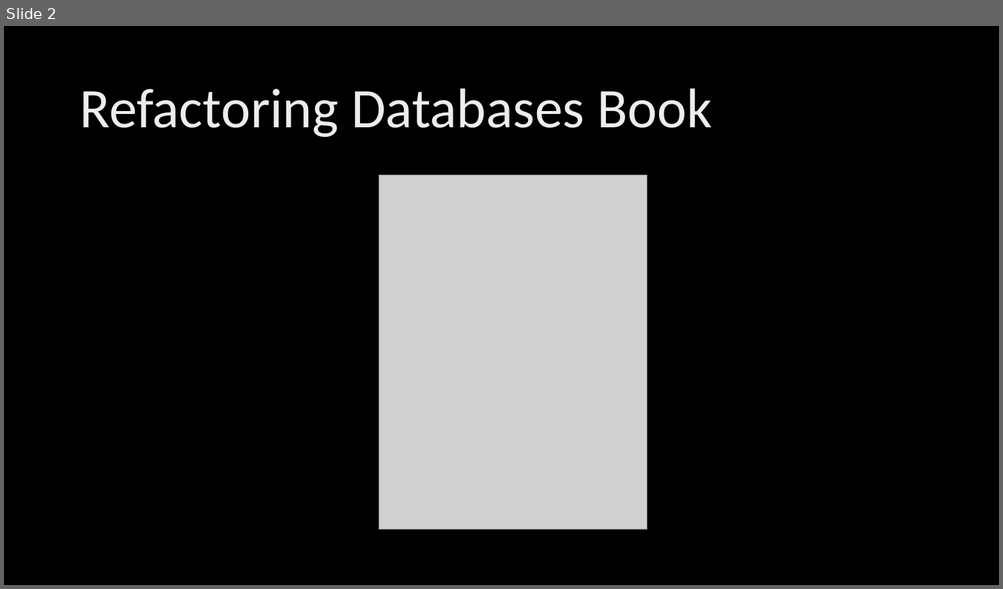
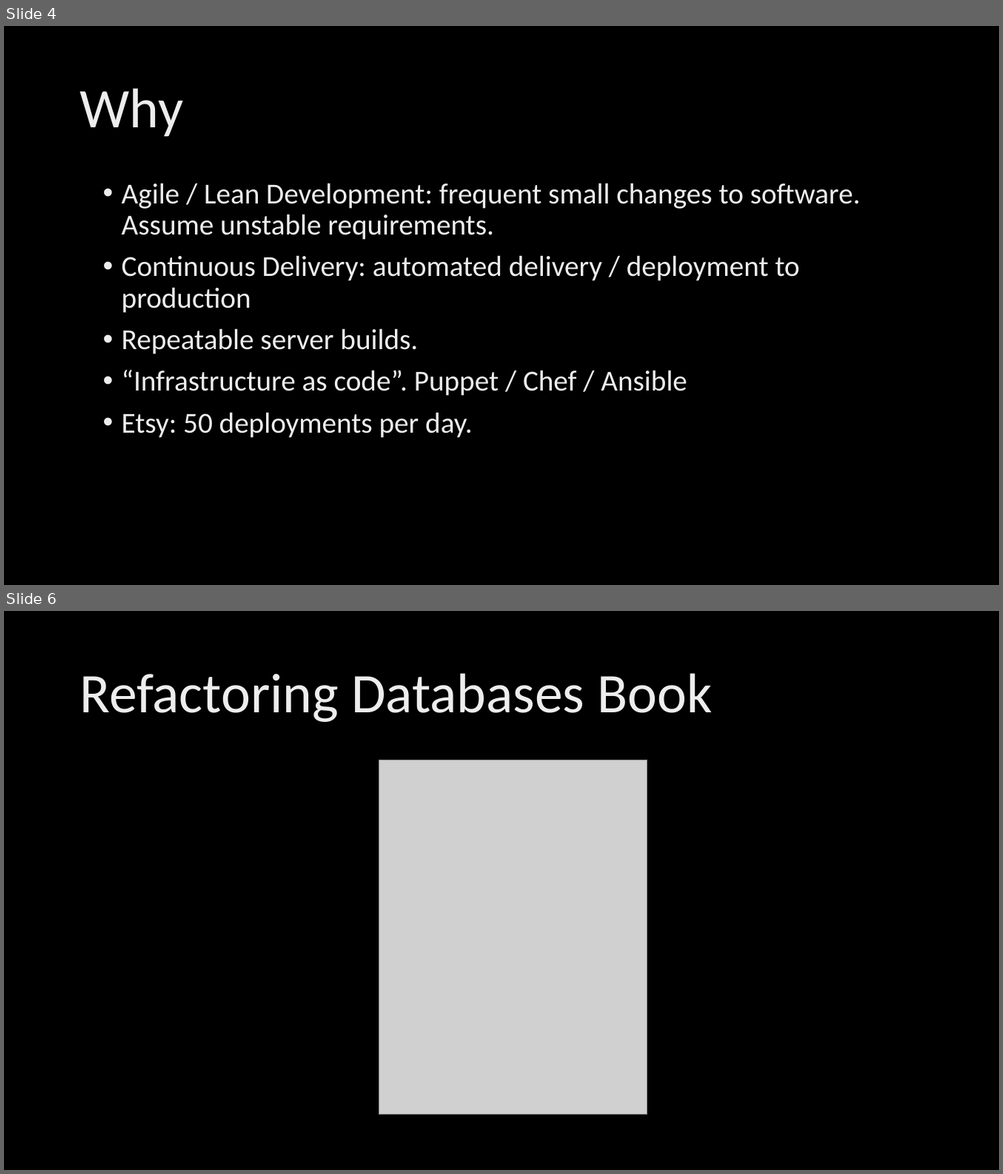
Before and after one commit to poedevop-fm/Database-Refactoring-Demo, a slide deck: Triggers & Refactoring.pptx. Shown one above the other, each under a label of ours: slide 2 before the commit, slides 4 and 6 after it; the slides between them are not shown. The pictures are 1003x589 and 1003x1174 pixels, drawn with LibreOffice and Linux fonts; fonts in the diff are those of the drawing; grey boxes stand for pictures; background and template pictures are left out. Boxes give left, top, right and bottom in pixels: in the first picture for what was removed or moved away, otherwise in the second. Text is boxed around its words. In the diff, an @@ line names an element or a change of style, - is before the commit and + after.

```diff
--- a/Triggers & Refactoring.pptx
+++ b/Triggers & Refactoring.pptx
@@ slide 4 added at box(4, 26, 999, 585), background picture (left out) @@
@@ title added at box(79, 88, 183, 137), 54 pt, text gradient #BFBFBF to #EDEDED to #FFFFFF @@
+Why
@@ text added at box(122, 183, 860, 438), 28 pt, text gradient #BFBFBF to #EDEDED to #FFFFFF @@
+• Agile / Lean Development: frequent small changes to software. Assume unstable requirements.
+• Continuous Delivery: automated delivery / deployment to production
+• Repeatable server builds.
+• “Infrastructure as code”. Puppet / Chef / Ansible
+• Etsy: 50 deployments per day.
@@ what was slide 2 is now slide 6 @@
```
Also in this commit, not shown: 2 slides changed, 8 other slides added, 27 other files.
